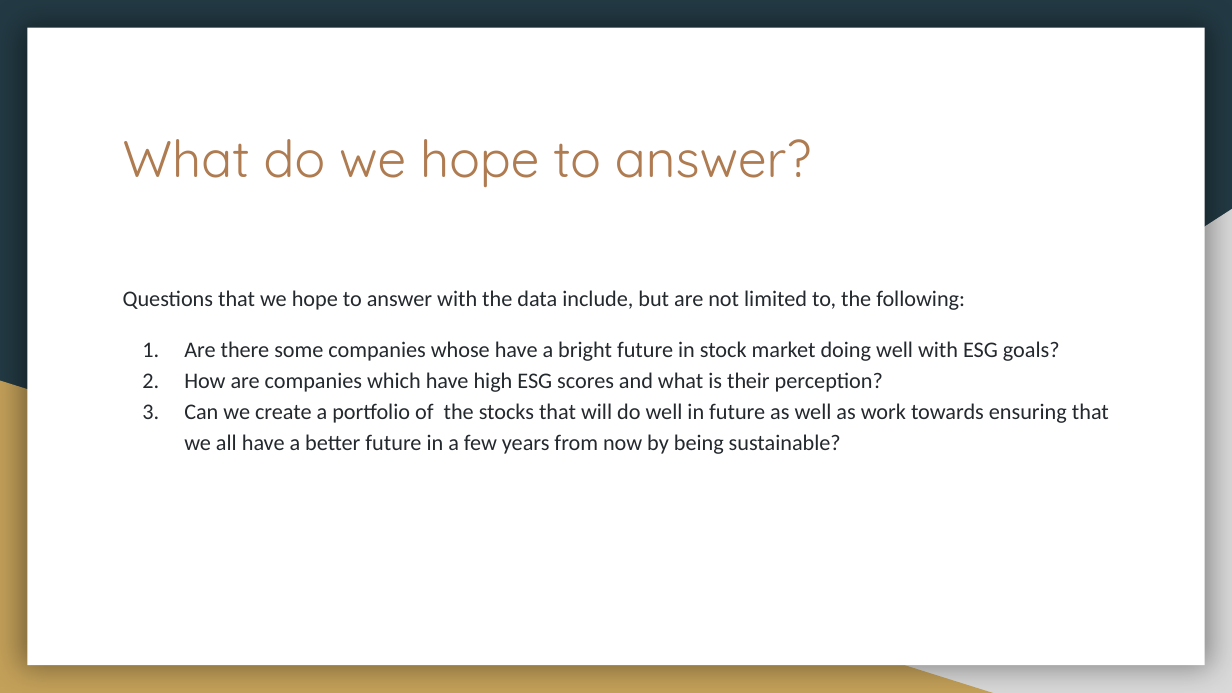
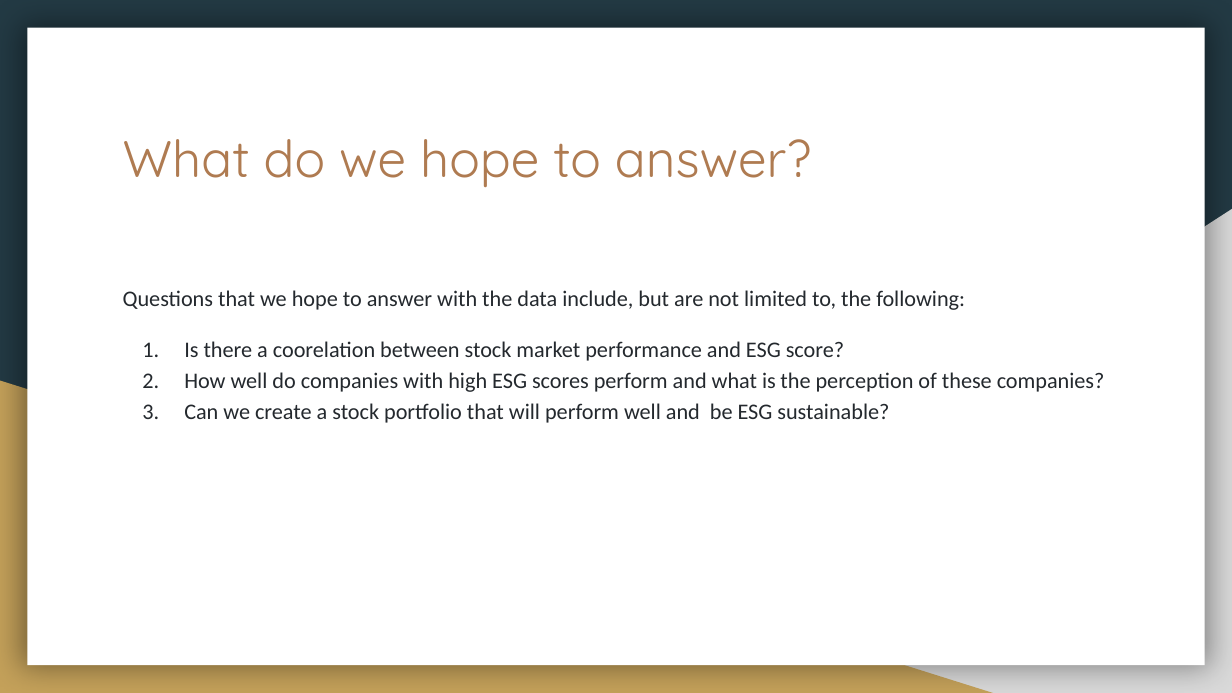
Before and after one commit to sucharita1/ESG_investing_analysis, a slide deck: slide 6 of ESG_Slides.pptx. Drawn at 1232x693 pixels with LibreOffice and Linux fonts; fonts in the diff are those of the drawing. Boxes give left, top, right and bottom in pixels: in the first picture for what was removed or moved away, otherwise in the second. Text is boxed around its words. In the diff, an @@ line names an element or a change of style, - is before the commit and + after.

Commit message:
minor updates

```diff
--- a/ESG_Slides.pptx
+++ b/ESG_Slides.pptx
@@ text at bbox=[184, 341, 1105, 423]: text changed @@
-1. Are there some companies whose have a bright future in stock market doing well with ESG goals?
-2. How are companies which have high ESG scores and what is their perception?
-3. Can we create a portfolio of the stocks that will do well in future as well as work towards ensuring that we all have a better future in a few years from now by being sustainable?
+1. Is there a coorelation between stock market performance and ESG score?
+2. How well do companies with high ESG scores perform and what is the perception of these companies?
+3. Can we create a stock portfolio that will perform well and be ESG sustainable?
```
Also in this commit, not shown: 4 other slides changed.
